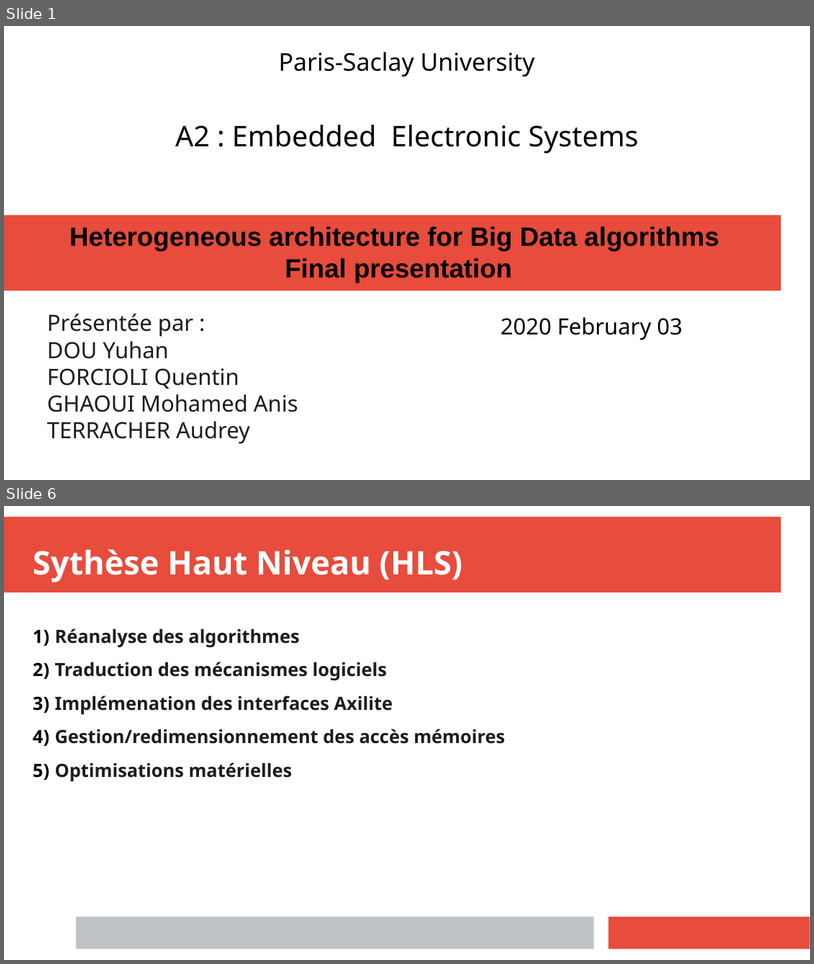
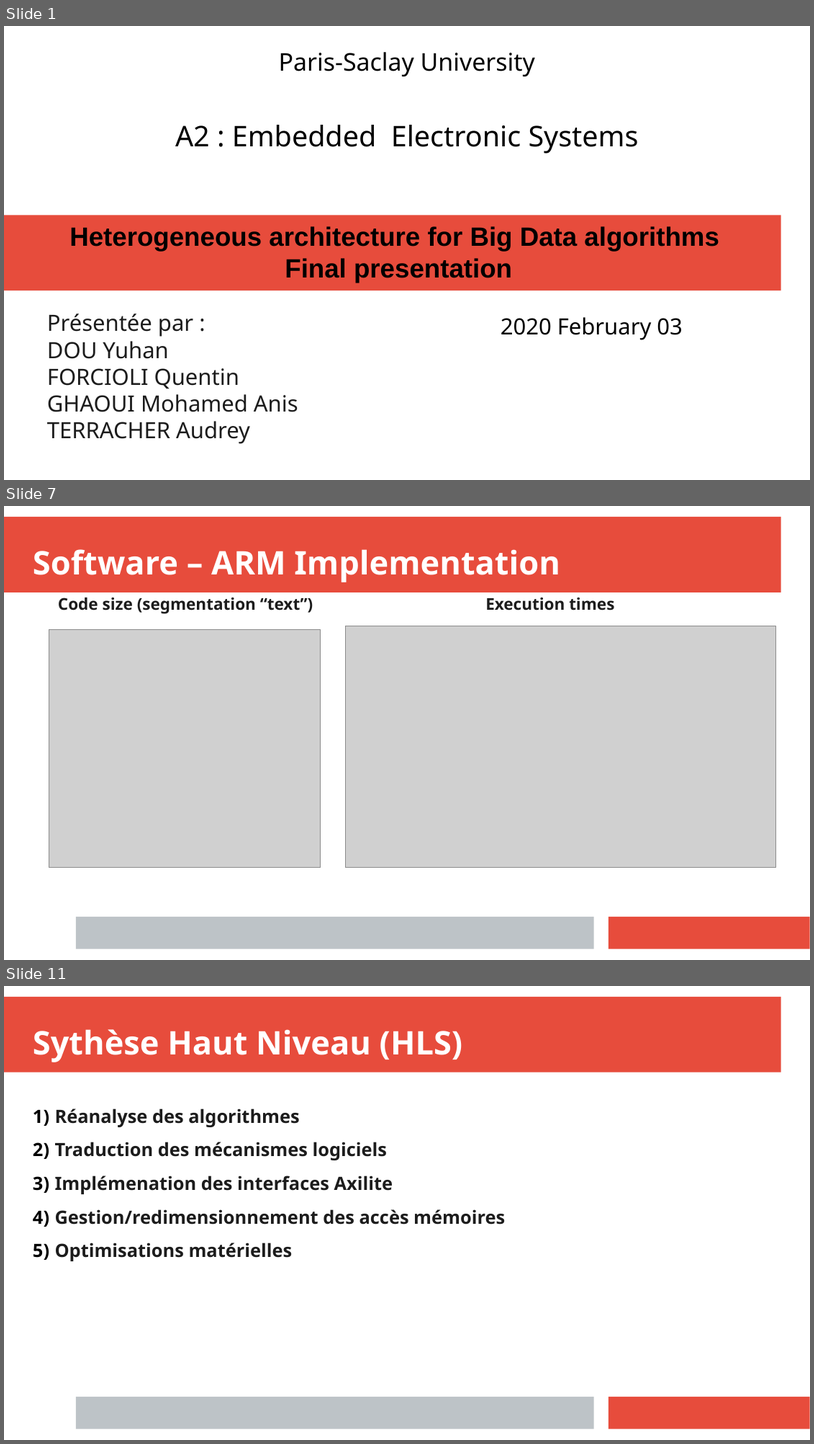
Before and after one commit to anisghaoui/A2, a slide deck: presentation_finale/prensent_A2_ghaoui.pptx. Shown one above the other, each under a label of ours: slides 1 and 6 before the commit, slides 1, 7 and 11 after it; the slides between them are not shown. The pictures are 814x964 and 814x1444 pixels, drawn with LibreOffice and Linux fonts; fonts in the diff are those of the drawing; grey boxes stand for pictures. Boxes give left, top, right and bottom in pixels: in the first picture for what was removed or moved away, otherwise in the second. Text is boxed around its words. In the diff, an @@ line names an element or a change of style, - is before the commit and + after.

```diff
--- a/presentation_finale/prensent_A2_ghaoui.pptx
+++ b/presentation_finale/prensent_A2_ghaoui.pptx
@@ slide 7 added at (4,506,810,960), background #FFFFFF; not listed: 3 template elements that a slide beside it also shows @@
@@ text added at (33,549,561,582), 32 pt, text #FFFFFF, bold @@
+Software – ARM Implementation
@@ text added at (58,597,615,614), 16 pt, text #1C1C1C, bold @@
+Code size (segmentation “text”) Execution times
@@ picture added at (49,630,321,867) @@
@@ picture added at (346,626,776,867) @@
@@ what was slide 6 is now slide 11 @@
```
Also in this commit, not shown: 1 slide changed, 7 other slides added, 3 slides removed, 14 other files.
